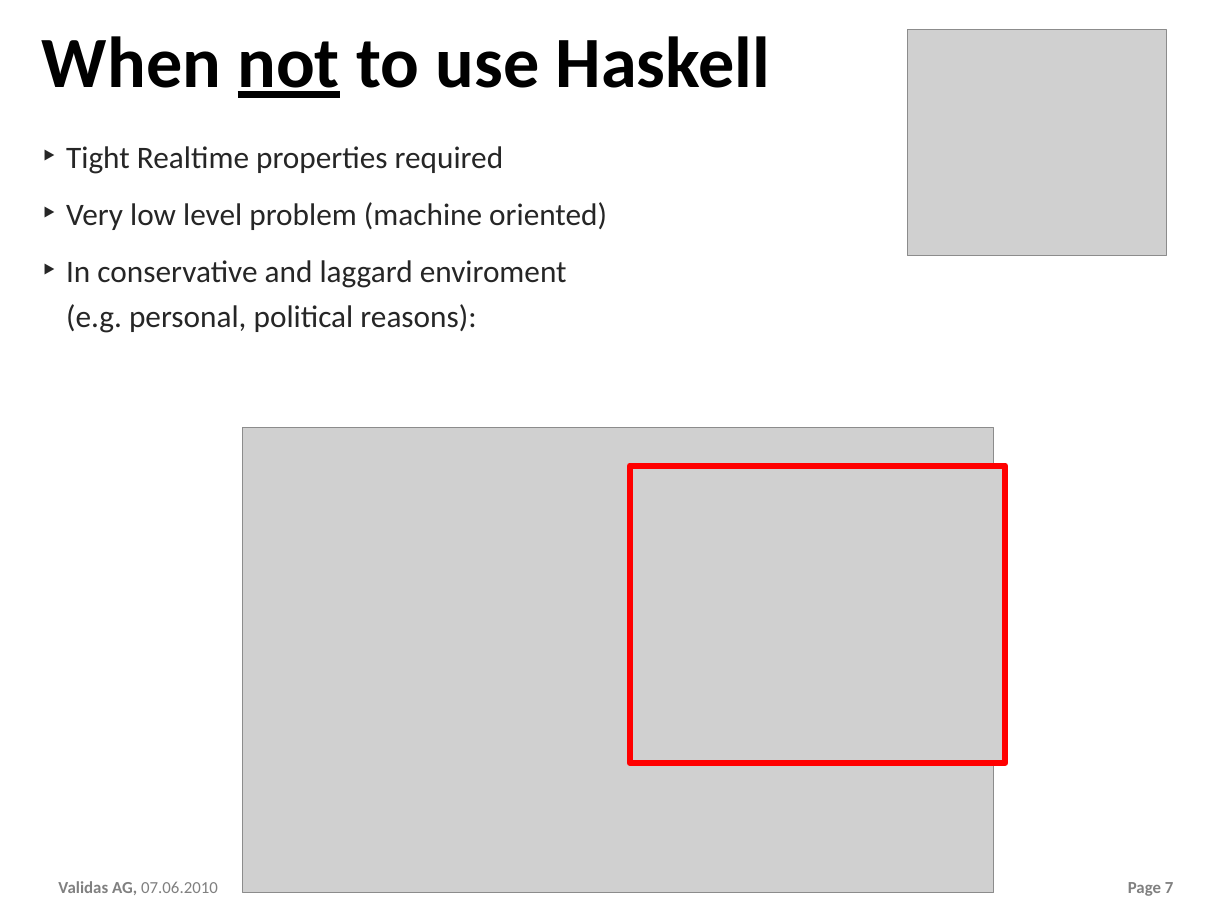
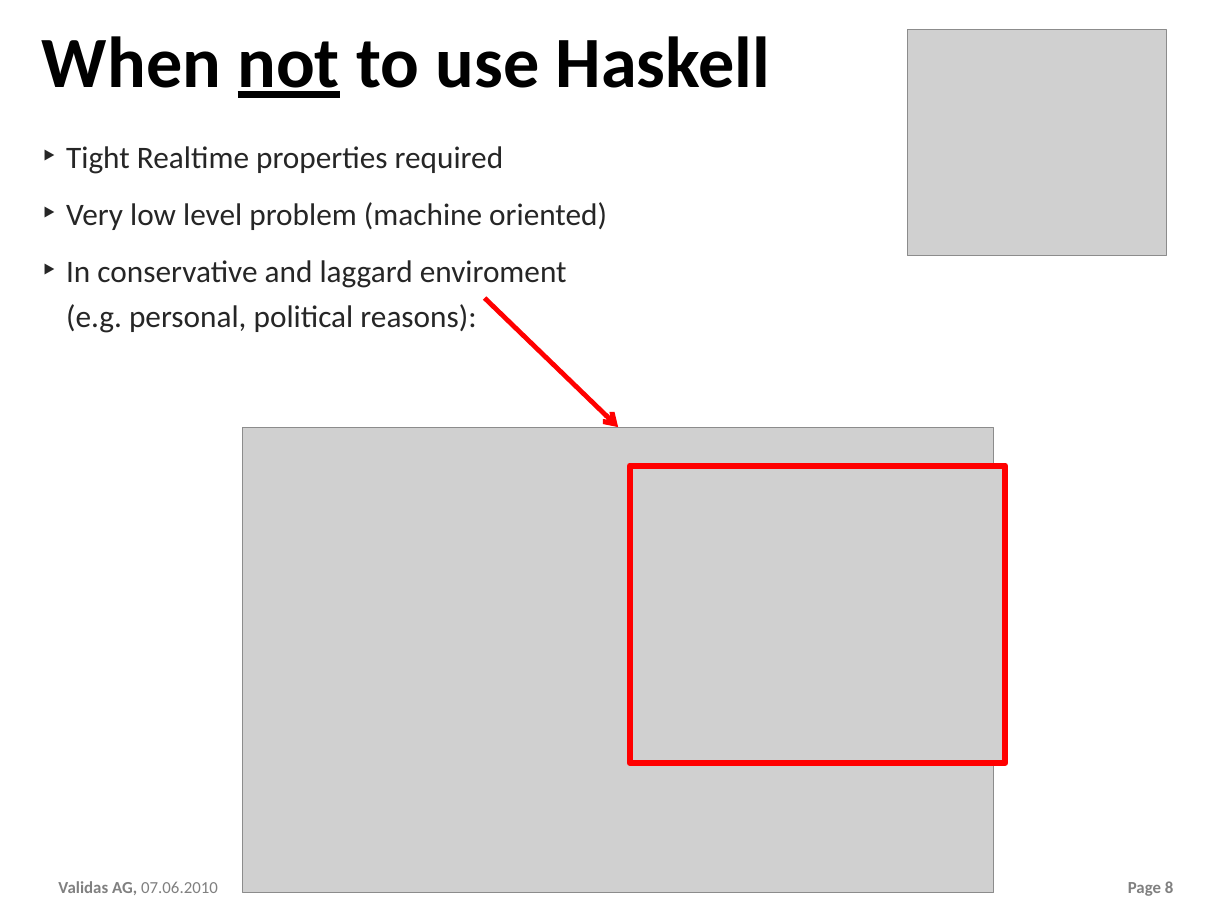
Before and after one commit to theoremprover/chess, a slide deck: slide 8 of ppt/Chess200.pptx (slide 7 before the commit). Drawn at 1232x924 pixels with LibreOffice and Linux fonts; fonts in the diff are those of the drawing; grey boxes stand for pictures; background and template pictures are left out. Boxes give left, top, right and bottom in pixels: in the first picture for what was removed or moved away, otherwise in the second. Text is boxed around its words. In the diff, an @@ line names an element or a change of style, - is before the commit and + after.

```diff
--- a/ppt/Chess200.pptx
+++ b/ppt/Chess200.pptx
@@ arrow added from (484, 298) to (619, 427), #FF0000 4 pt @@
@@ page number at (1128,881,1174,896): text changed @@
-Page 7
+Page 8
```
Also in this commit, not shown: 5 other slides changed, 1 slide added, 1 slide removed, 6 other files.
